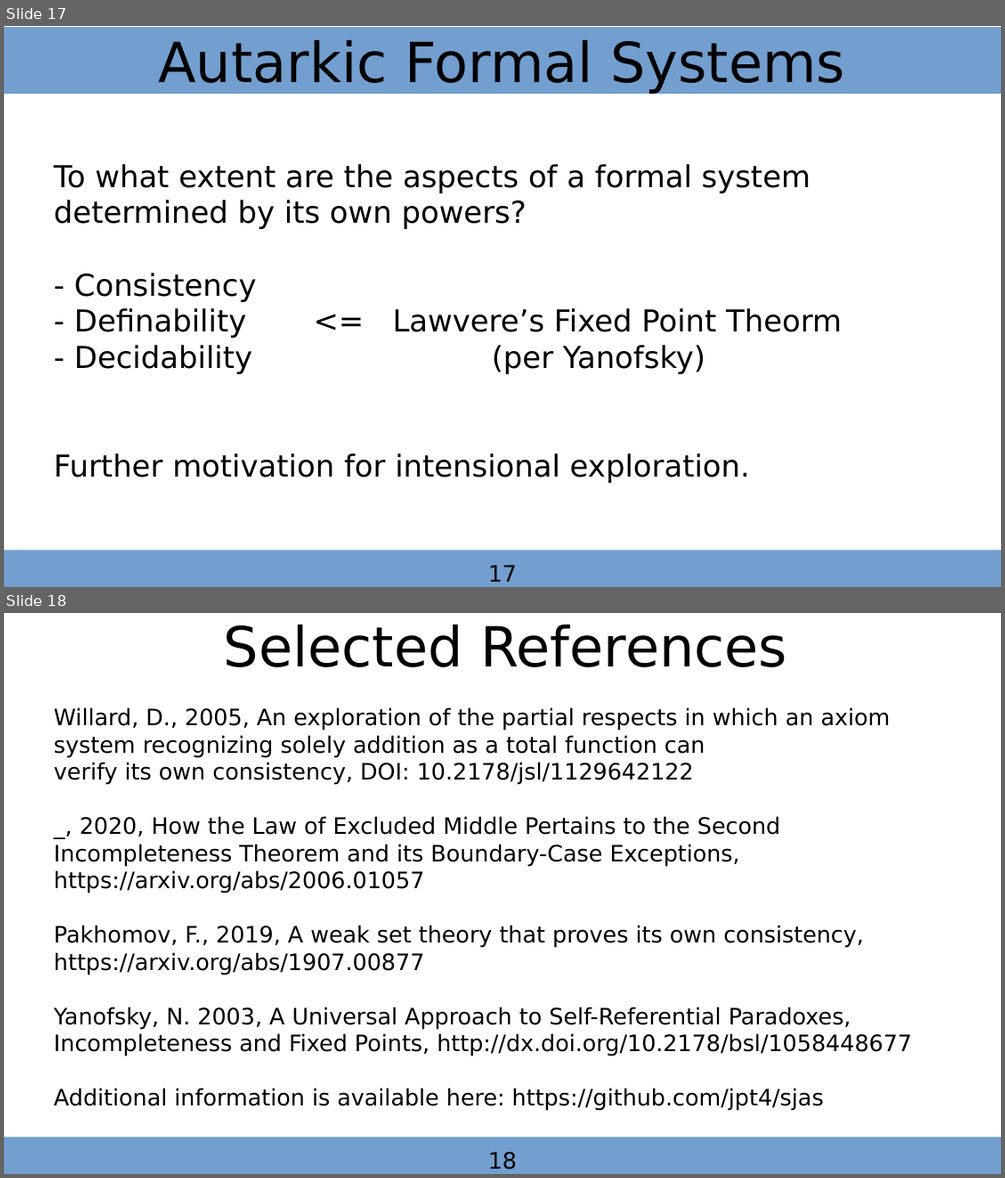
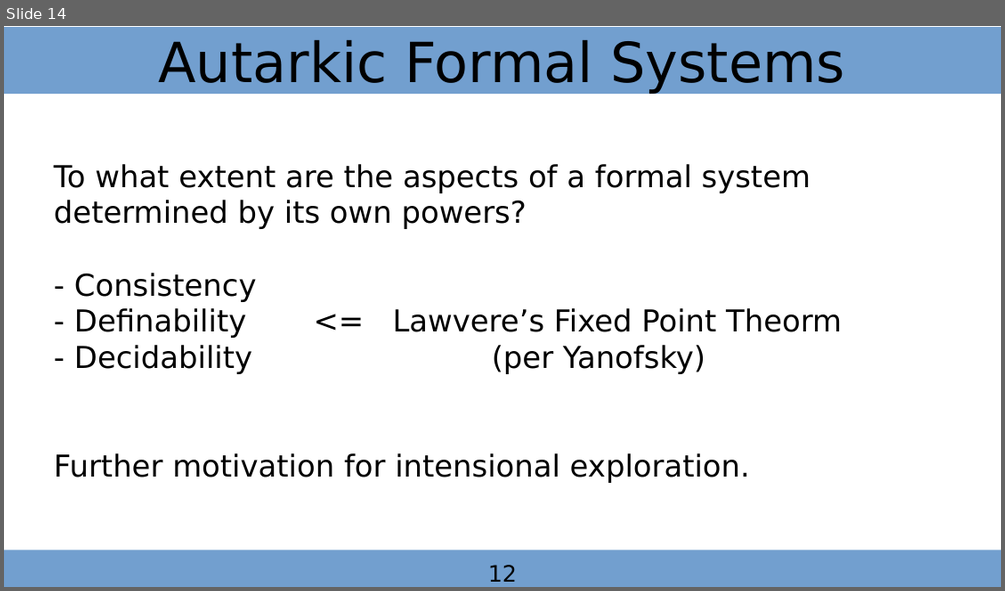
Before and after one commit to autarkenterprises/proflog, a slide deck: iuls2026/20260527_iu_logic_seminar.odp. Shown one above the other, each under a label of ours: slides 17 and 18 before the commit, slide 14 after it. The pictures are 1005x1178 and 1005x591 pixels, drawn with LibreOffice and Linux fonts; fonts in the diff are those of the drawing. Boxes give left, top, right and bottom in pixels: in the first picture for what was removed or moved away, otherwise in the second. Text is boxed around its words. In the diff, an @@ line names an element or a change of style, - is before the commit and + after.

```diff
--- a/iuls2026/20260527_iu_logic_seminar.odp
+++ b/iuls2026/20260527_iu_logic_seminar.odp
@@ slide 18 removed at box(4, 613, 1001, 1174), background #FFFFFF @@
@@ text removed at box(224, 624, 787, 667) @@
-Selected References
@@ subtitle removed at box(54, 707, 912, 1111) @@
-Willard, D., 2005, An exploration of the partial respects in which an axiom
-system recognizing solely addition as a total function can
-verify its own consistency, DOI: 10.2178/jsl/1129642122
-_, 2020, How the Law of Excluded Middle Pertains to the Second Incompleteness Theorem and its Boundary-Case Exceptions, https://arxiv.org/abs/2006.01057
-Pakhomov, F., 2019, A weak set theory that proves its own consistency, https://arxiv.org/abs/1907.00877
-Yanofsky, N. 2003, A Universal Approach to Self-Referential Paradoxes, Incompleteness and Fixed Points, http://dx.doi.org/10.2178/bsl/1058448677
-Additional information is available here: https://github.com/jpt4/sjas
@@ rectangle removed at box(4, 1136, 1001, 1174) @@
@@ text removed at box(488, 1151, 517, 1169) @@
-18
@@ what was slide 17 is now slide 14 @@
@@ slide 14 changed as well @@
@@ text at box(488, 564, 517, 581): text changed @@
-17
+12
```
Also in this commit, not shown: 2 other slides changed, 11 slides added, 13 other slides removed, 1 other file.
